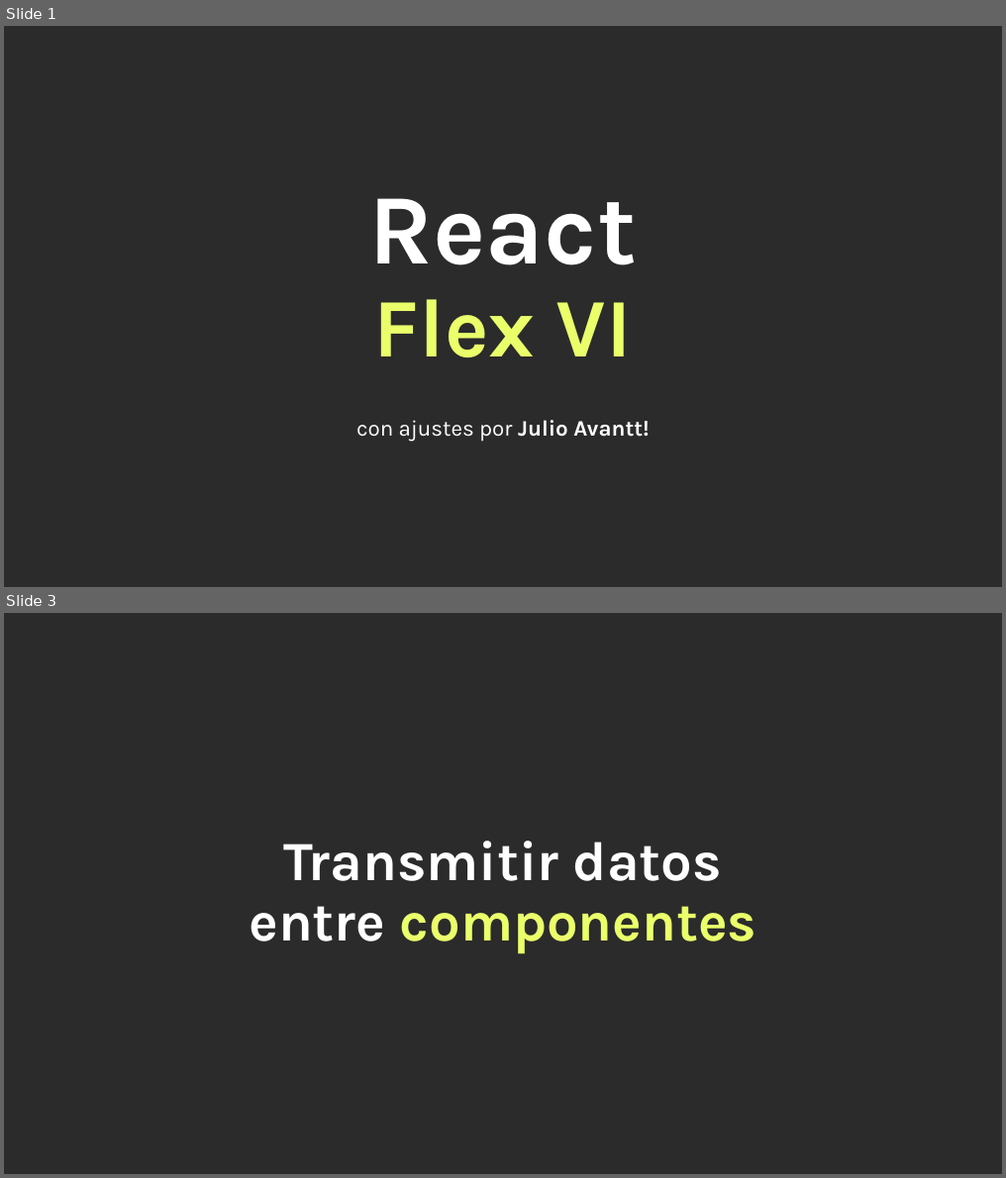
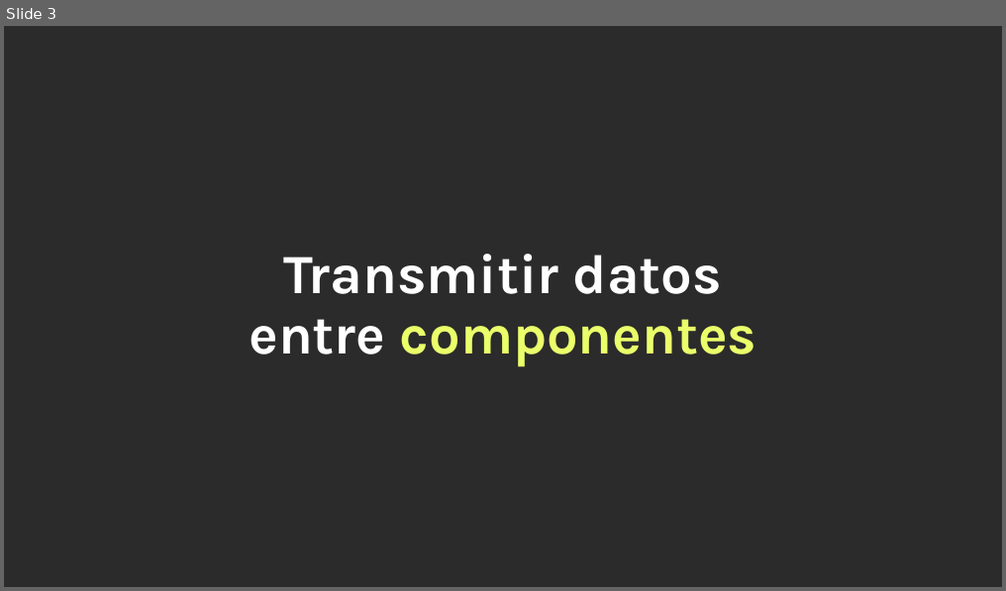
Before and after one commit to Arturogrottoli/Project-React-Js, a slide deck: Clase06/Unidad 6 - Clase en vivo.pptx. Shown one above the other, each under a label of ours: slides 1 and 3 before the commit, slide 3 after it; the slides between them are not shown. The pictures are 1006x1178 and 1006x591 pixels, drawn with LibreOffice and Linux fonts; fonts in the diff are those of the drawing; background and template pictures are left out; a plain dark background stands for a picture behind light text. Boxes give left, top, right and bottom in pixels: in the first picture for what was removed or moved away, otherwise in the second. Text is boxed around its words. In the diff, an @@ line names an element or a change of style, - is before the commit and + after.

```diff
--- a/Clase06/Unidad 6 - Clase en vivo.pptx
+++ b/Clase06/Unidad 6 - Clase en vivo.pptx
@@ slide 1 removed at box(4, 26, 1002, 587), background picture (left out) @@
@@ text removed at box(356, 198, 648, 442) @@
-React
-Flex VI
-con ajustes por Julio Avantt!
```
Also in this commit, not shown: 2 slides added, 1 other slide removed.
